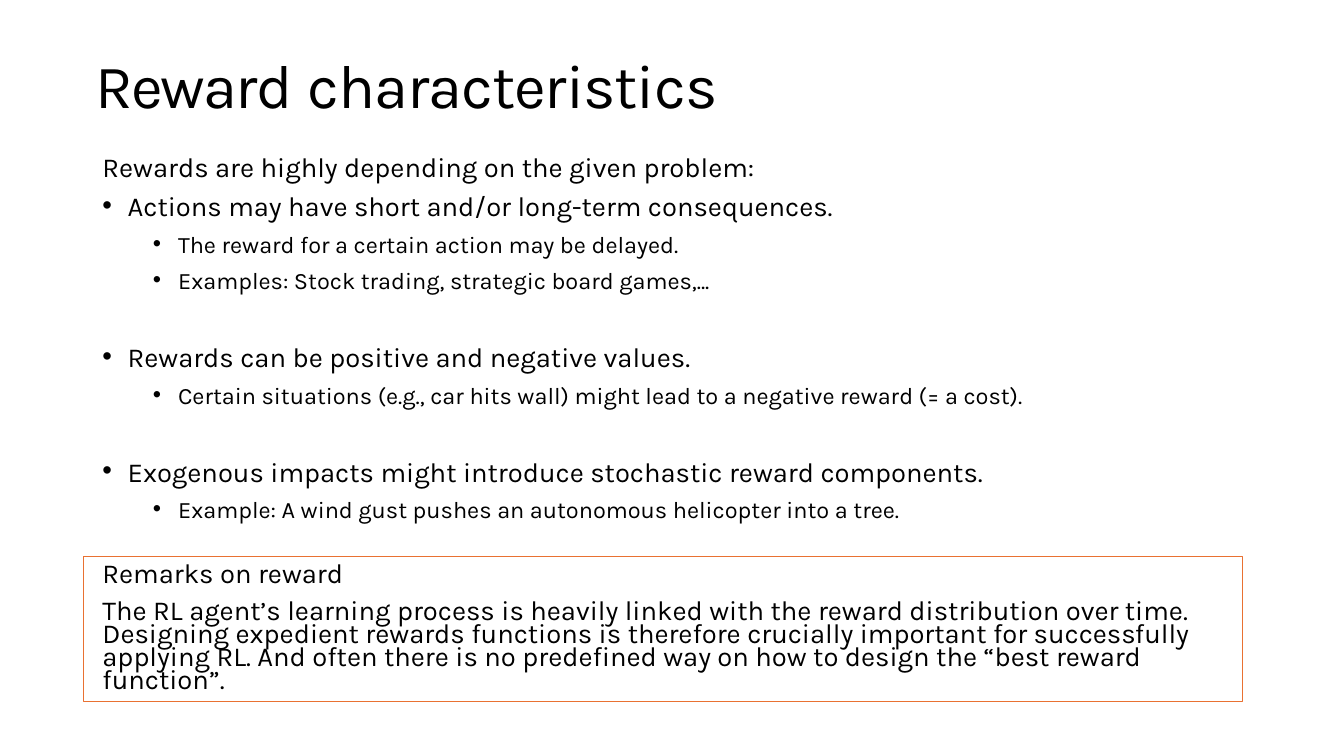
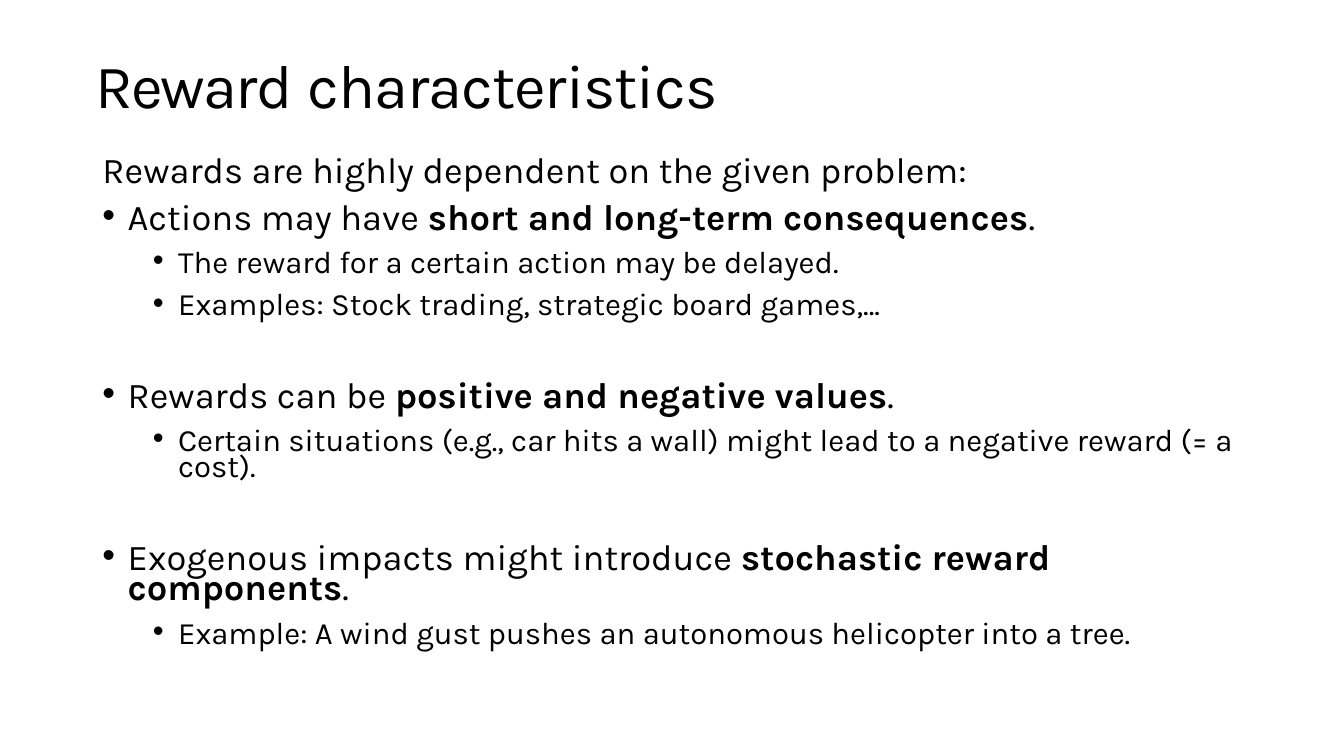
Before and after one commit to mhahsler/Introduction_to_Reinforcement_Learning, a slide deck: slide 18 of slides/Lecture_Chapter01.pptx (slide 19 before the commit). Drawn at 1344x756 pixels with LibreOffice and Linux fonts; fonts in the diff are those of the drawing. Boxes give left, top, right and bottom in pixels: in the first picture for what was removed or moved away, otherwise in the second. Text is boxed around its words. In the diff, an @@ line names an element or a change of style, - is before the commit and + after.

```diff
--- a/slides/Lecture_Chapter01.pptx
+++ b/slides/Lecture_Chapter01.pptx
@@ text at [102, 158, 1035, 239]: text changed; size 19.6 to 25.9 pt @@
-Rewards are highly depending on the given problem:
-• Actions may have short and/or long-term consequences.
+Rewards are highly dependent on the given problem:
+• Actions may have short and long-term consequences.
@@ text at [128, 251, 1130, 651]: size 16.8 to 22.2 pt in "The reward for a certain action may ...", "Example: A wind gust pushes an autonomous ..."; size 19.6 to 25.9 pt in "Rewards can be positive and negative values.", "Exogenous impacts might introduce stochastic reward componen ..."; bold on in "positive and negative values.", "stochastic reward components." @@
@@ text at [178, 293, 880, 323]: text changed; size 16.8 to 22.2 pt @@
-  • Examples: Stock trading, strategic board games,...
+  • Examples: Stock trading, strategic board games,…
@@ text at [178, 428, 1232, 481]: text changed; size 16.8 to 22.2 pt @@
-  • Certain situations (e.g., car hits wall) might lead to a negative reward (= a cost).
+  • Certain situations (e.g., car hits a wall) might lead to a negative reward (= a cost).
@@ rectangle removed at [84, 557, 1243, 702] @@
@@ text at [102, 564, 1189, 690]: paragraphs removed @@
-Remarks on reward
-The RL agent’s learning process is heavily linked with the reward distribution over time. Designing expedient rewards functions is therefore crucially important for successfully applying RL. And often there is no predefined way on how to design the “best reward function”.
```
Also in this commit, not shown: 23 other slides changed, 6 slides added, 20 slides removed, 12 other files.
